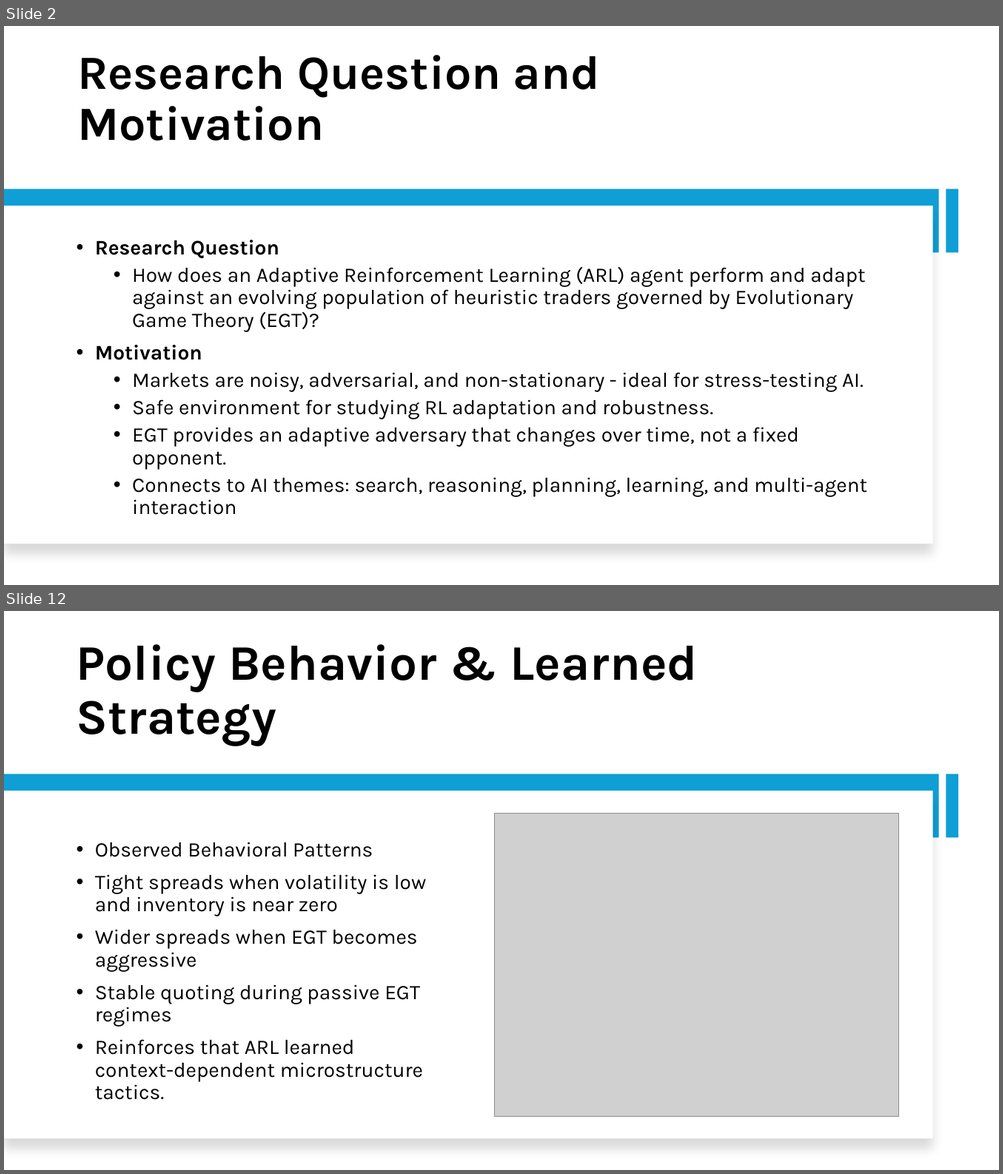
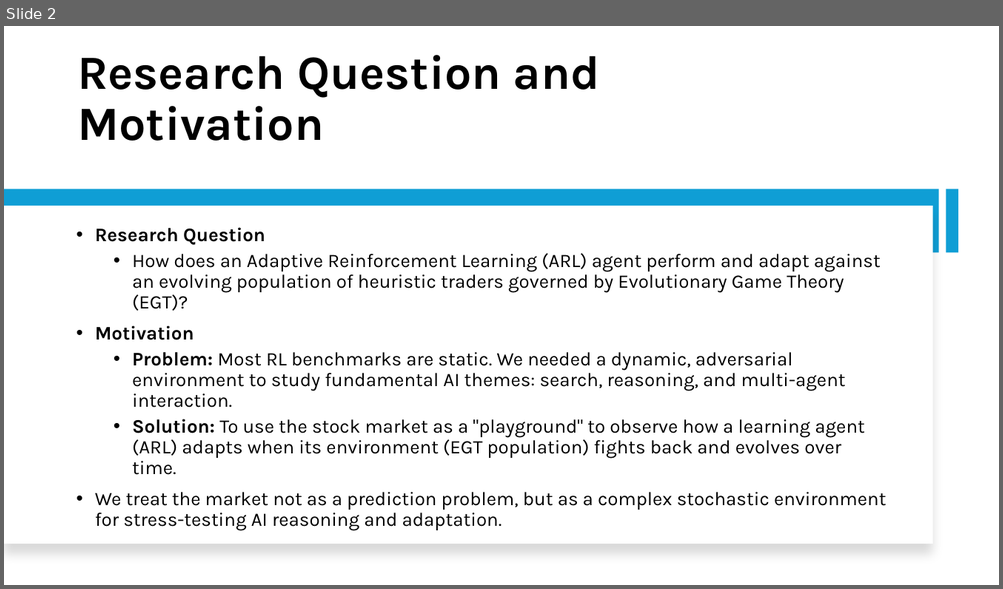
Before and after one commit to Srithwak/Coevolutionary_ARL_vs_EGT_agents_research, a slide deck: presentation.pptx. Shown one above the other, each under a label of ours: slides 2 and 12 before the commit, slide 2 after it; the slides between them are not shown. The pictures are 1003x1174 and 1003x589 pixels, drawn with LibreOffice and Linux fonts; fonts in the diff are those of the drawing; grey boxes stand for pictures. Boxes give left, top, right and bottom in pixels: in the first picture for what was removed or moved away, otherwise in the second. Text is boxed around its words. In the diff, an @@ line names an element or a change of style, - is before the commit and + after.

```diff
--- a/presentation.pptx
+++ b/presentation.pptx
@@ slide 12 removed at (4, 611, 999, 1170), background #FFFFFF @@
@@ title removed at (77, 644, 697, 746) @@
-Policy Behavior & Learned Strategy
@@ rectangle removed at (4, 775, 939, 838) @@
@@ rectangle removed at (945, 775, 959, 838) @@
@@ rectangle removed at (4, 791, 933, 1139) @@
@@ picture removed at (494, 814, 899, 1117) @@
@@ text removed at (95, 842, 426, 1100) @@
-• Observed Behavioral Patterns
-• Tight spreads when volatility is low and inventory is near zero
-• Wider spreads when EGT becomes aggressive
-• Stable quoting during passive EGT regimes
-• Reinforces that ARL learned context-dependent microstructure tactics.
@@ slide 2 changed as well @@
@@ text at (95, 227, 880, 340): size 20 to 18.5 pt in "Research Question", "How does an Adaptive Reinforcement Learning (ARL) ...", "Motivation" @@
@@ text at (95, 352, 886, 531): text changed; size 20 to 18.5 pt @@
-  • Markets are noisy, adversarial, and non-stationary - ideal for stress-testing AI.
-  • Safe environment for studying RL adaptation and robustness.
-  • EGT provides an adaptive adversary that changes over time, not a fixed opponent.
-  • Connects to AI themes: search, reasoning, planning, learning, and multi-agent interaction
+  • Problem: Most RL benchmarks are static. We needed a dynamic, adversarial environment to study fundamental AI themes: search, reasoning, and multi-agent interaction.
+  • Solution: To use the stock market as a "playground" to observe how a learning agent (ARL) adapts when its environment (EGT population) fights back and evolves over time.
+• We treat the market not as a prediction problem, but as a complex stochastic environment for stress-testing AI reasoning and adaptation.
```
Also in this commit, not shown: 4 other slides changed, 9 slides added, 8 other slides removed, 52 other files.
